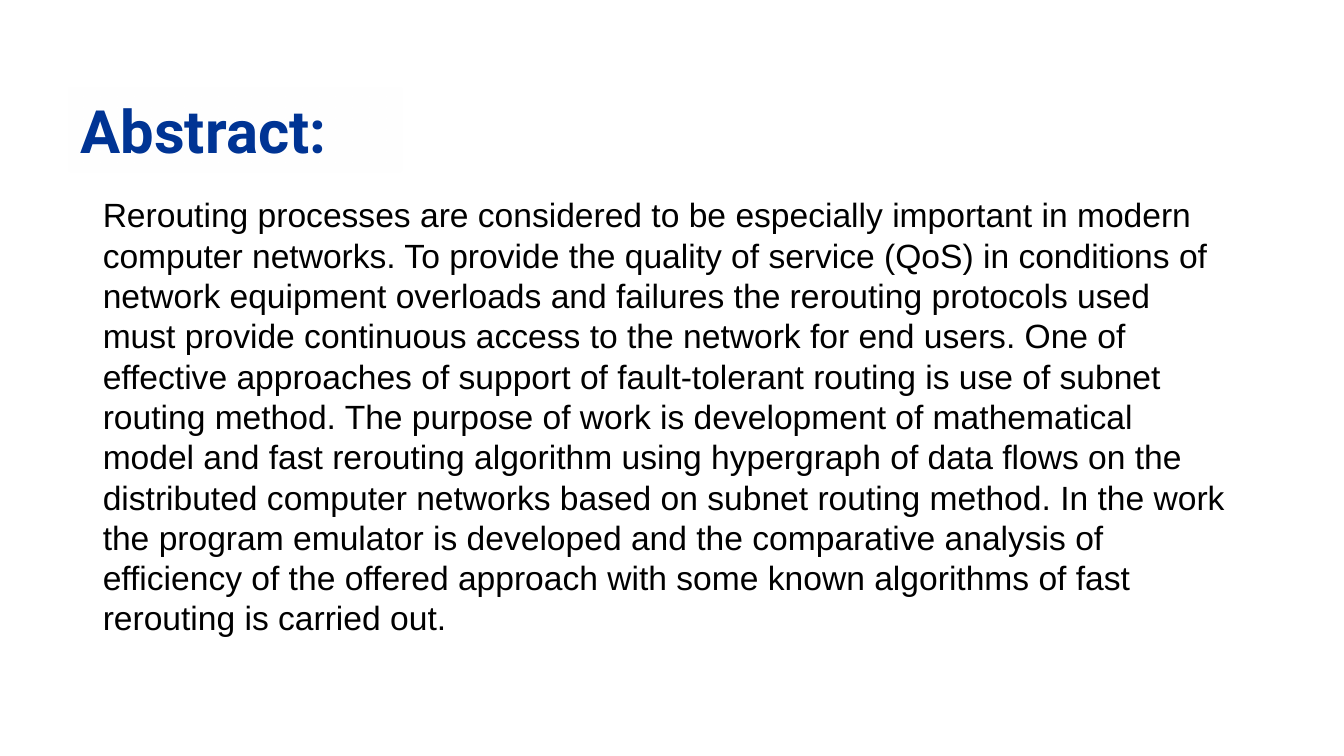
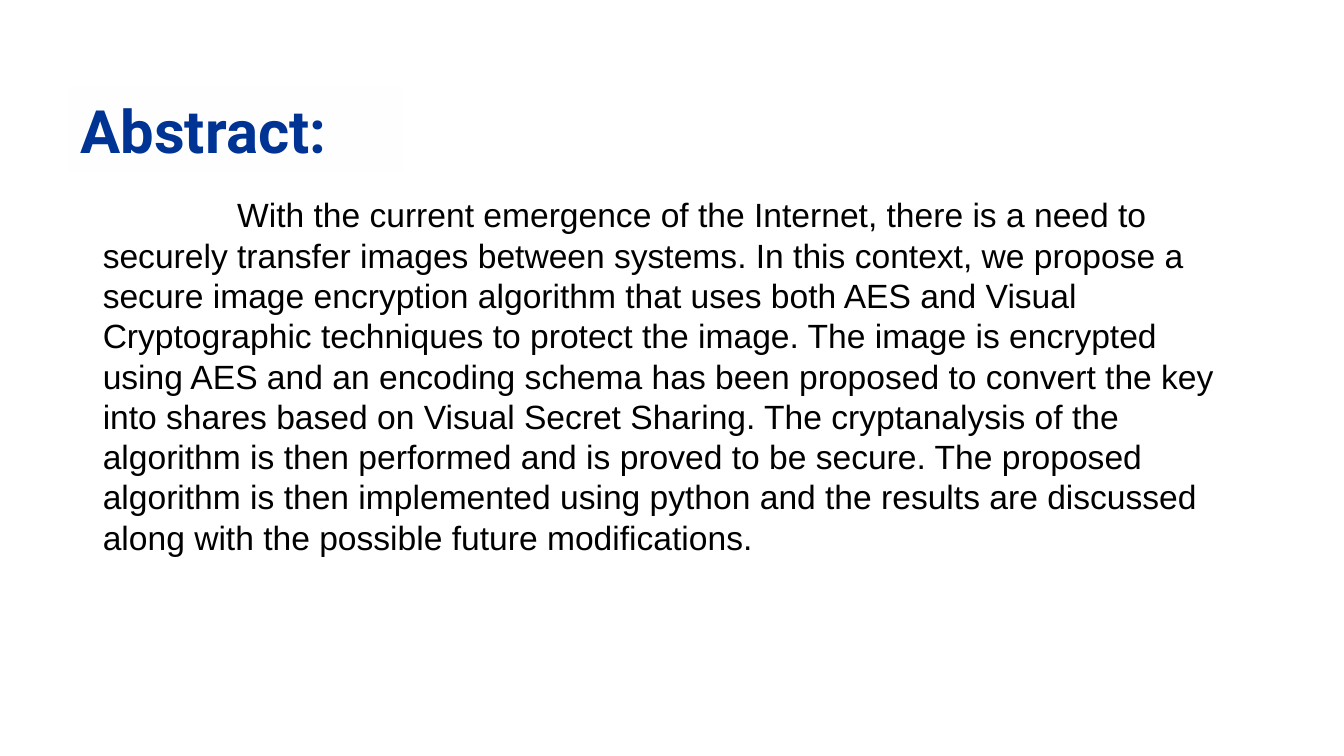
Before and after one commit to aakash-cse/DeRUDP-ED, a slide deck: slide 3 of project-ppt.pptx. Drawn at 1344x756 pixels with LibreOffice and Linux fonts; fonts in the diff are those of the drawing; background and template pictures are left out. Boxes give left, top, right and bottom in pixels: in the first picture for what was removed or moved away, otherwise in the second. Text is boxed around its words. In the diff, an @@ line names an element or a change of style, - is before the commit and + after.

```diff
--- a/project-ppt.pptx
+++ b/project-ppt.pptx
@@ text at <box>103,202,1213,516</box>: text changed @@
-Rerouting processes are considered to be especially important in modern computer networks. To provide the quality of service (QoS) in conditions of network equipment overloads and failures the rerouting protocols used must provide continuous access to the network for end users. One of effective approaches of support of fault-tolerant routing is use of subnet routing method. The purpose of work is development of mathematical model and fast rerouting algorithm using hypergraph of data flows on the distributed computer networks based on subnet routing method. In the work the program emulator is developed and the comparative analysis of efficiency of the offered approach with some known algorithms of fast rerouting is carried out.
+With the current emergence of the Internet, there is a need to securely transfer images between systems. In this context, we propose a secure image encryption algorithm that uses both AES and Visual Cryptographic techniques to protect the image. The image is encrypted using AES and an encoding schema has been proposed to convert the key into shares based on Visual Secret Sharing. The cryptanalysis of the algorithm is then performed and is proved to be secure. The proposed algorithm is then implemented using python and the results are discussed along with the possible future modifications.
```
Also in this commit, not shown: 4 other slides changed.
